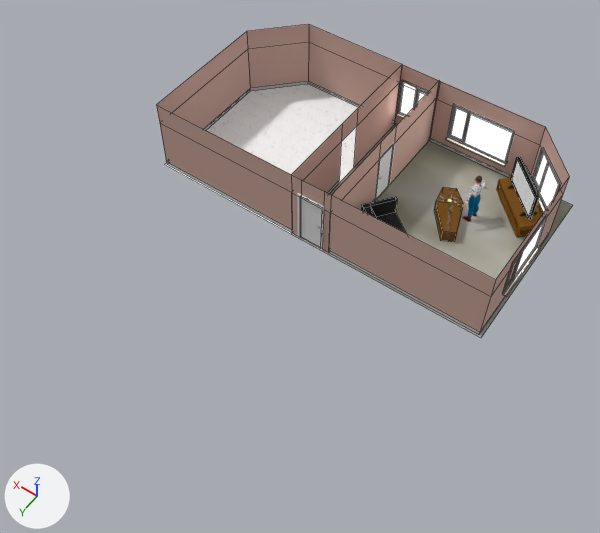
Renders of the Blender file MAG 2/PSX MAG 2.blend from each side of a commit.
One viewpoint serves both versions: a camera (50 mm lens) standing at (-6.08, 18.68, 22.29) and looking at (3.88, 4.74, 0.38). Arrows for +X, +Y and +Z are at lower left; the lights stay in place. Mesh edges are drawn as thin lines on the coarser meshes.

Objects in the first picture: 'Coffin', 'Couch', 'Door.001', 'Ground', 'Plane', 'TV', 'TV stand', 'Walls', 'Walls.001', 'Window.001', 'Window.002', 'Window.003'.
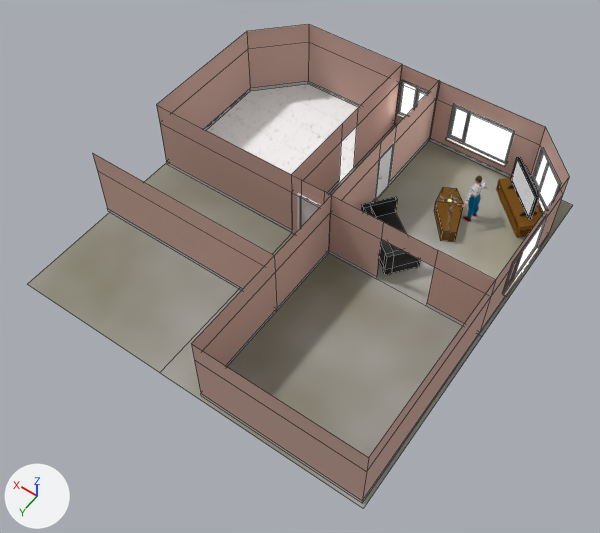
Where the change shows, as pixel boxes [x1, y1, x2, y2] in the pictures (600 x 533 px):
```json
{"object": "Ground", "change": "reshaped", "before": [164, 84, 573, 338], "after": [27, 84, 573, 509], "on screen": "33% wider, 67% taller"}
{"object": "Walls.002", "change": "added", "after": [93, 153, 496, 503], "faces in mat_wallpaper (beige #d0aca1)": [93, 153, 496, 501], "faces in mat_trim (light grey #c8c8c8)": [107, 208, 479, 503]}
{"object": "Walls", "change": "reshaped", "before": [329, 81, 569, 335], "after": [329, 81, 569, 334]}
{"part": 2, "of": "me_plane_001", "change": "built on", "before": [329, 195, 496, 335], "after": [329, 195, 495, 326]}
{"part": 3, "of": "me_plane_001", "change": "built on", "before": [390, 99, 436, 184], "after": [390, 99, 436, 184]}
```

The change, as JSON lines over the scene's bpy script:
```json
{"block": "me_plane", "where": "# used by ob_ground; location = (0.0, 0.0, 0.0)"}
{"block": "me_plane", "where": "# verts and faces of me_plane; kept vertices keep their numbers, new ones are numbered from 6"}
{"block": "me_plane", "where": "# before: 2 (-2.32, 3.52, 0.0) at pixel (480, 338), 3 (5.14, 3.52, 0.0) at pixel (290, 234), 5 (11.02, 3.52, 0.0) at pixel (164, 164)"}
{"op": "remove", "block": "me_plane", "code": "me_plane.from_pydata(...)  # 6 vertices, 2 faces; spans x -2.32..11.02, y -3.49..3.52, z 0.0"}
{"op": "add", "block": "me_plane", "code": "me_plane.from_pydata(...)  # 9 vertices, 4 faces; spans x -2.32..11.02, y -3.49..10.41, z 0.0"}
{"block": "me_plane", "change": "me_plane part 1"}
{"op": "add", "block": "me_plane", "code": "for i in [2, 3, 5]: verts[i] += (0.0, -0.07, 0.0)"}
{"op": "add", "block": "me_plane", "code": "for new, old in zip([6, 7, 8], [2, 3, 5]): verts[new] = verts[old] + (0.0, 6.96, 0.0)"}
{"op": "add", "block": "me_plane", "code": "faces += [(3, 5, 8, 7), (2, 3, 7, 6)]  # mat_carpet"}
{"block": "me_plane_001", "where": "# used by ob_walls; location = (0.0, 0.0, 0.0)"}
{"block": "me_plane_001", "where": "# verts and faces of me_plane_001; kept vertices keep their numbers, new ones are numbered from 30"}
{"block": "me_plane_001", "where": "# before: 10 (3.59, -3.43, 0.0) at pixel (429, 140), 13 (3.59, -0.49, 0.0) at pixel (389, 185), 21 (3.59, -3.43, 2.08) at pixel (436, 98), 22 (3.59, -0.49, 2.08) at pixel (394, 143)"}
{"op": "remove", "block": "me_plane_001", "code": "me_plane_001.from_pydata(...)  # 30 vertices, 18 faces; spans x -2.21..3.59, y -3.43..3.44, z 0.0..2.91"}
{"op": "add", "block": "me_plane_001", "code": "me_plane_001.from_pydata(...)  # 40 vertices, 23 faces; spans x -2.21..3.59, y -3.43..3.44, z 0.0..2.91"}
{"block": "me_plane_001", "change": "me_plane_001 part 2"}
{"block": "me_plane_001", "change": "3 faces are deleted"}
{"block": "me_plane_001", "change": "8 vertices are added at x -0.28..1.66, y 3.44, z 0.0..2.91"}
{"block": "me_plane_001", "change": "2 new faces join them, mat_trim (light grey #c8c8c8)"}
{"block": "me_plane_001", "change": "5 new faces join them, mat_wallpaper (beige #d0aca1)"}
{"block": "me_plane_001", "change": "me_plane_001 part 3"}
{"op": "add", "block": "me_plane_001", "code": "delete_faces([(10, 21, 22, 13)])"}
{"op": "add", "block": "me_plane_001", "code": "verts[38] = (3.59, -3.43, 0.16)  # pixel (429, 137)"}
{"op": "add", "block": "me_plane_001", "code": "verts[39] = (3.59, -0.49, 0.16)  # pixel (389, 182)"}
{"op": "add", "block": "me_plane_001", "code": "faces += [(10, 38, 39, 13)]  # mat_trim (light grey #c8c8c8)"}
{"op": "add", "block": "me_plane_001", "code": "faces += [(21, 22, 39, 38)]  # mat_wallpaper (beige #d0aca1)"}
{"op": "add", "block": "me_plane_006", "code": ["me_plane_006 = bpy.data.meshes.new('Plane.006')", "me_plane_006.from_pydata(...)  # 24 vertices, 12 faces; spans x -2.21..11.09, y -3.41..3.44, z 0.0..2.91", "# faces by material slot: [8, 4]", "me_plane_006.materials.append(mat_wallpaper)  # beige #d0aca1", "me_plane_006.materials.append(mat_trim)  # light grey #c8c8c8"]}
{"op": "add", "block": "ob_walls_002", "code": ["ob_walls_002 = bpy.data.objects.new('Walls.002', me_plane_006)", "ob_walls_002.location = (0.0, 6.89, 0.0)", "ob_walls_002.scale = (1.0, -1.0, 1.0)"]}
```
